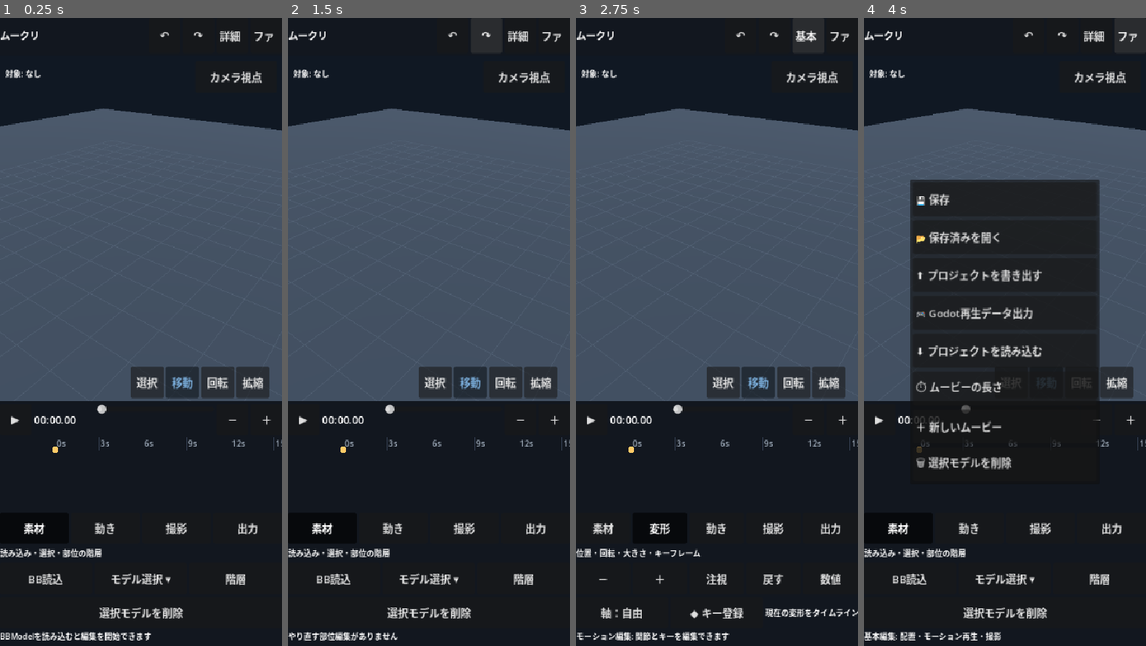
Above: before the commit, frames 1-4 (left to right).
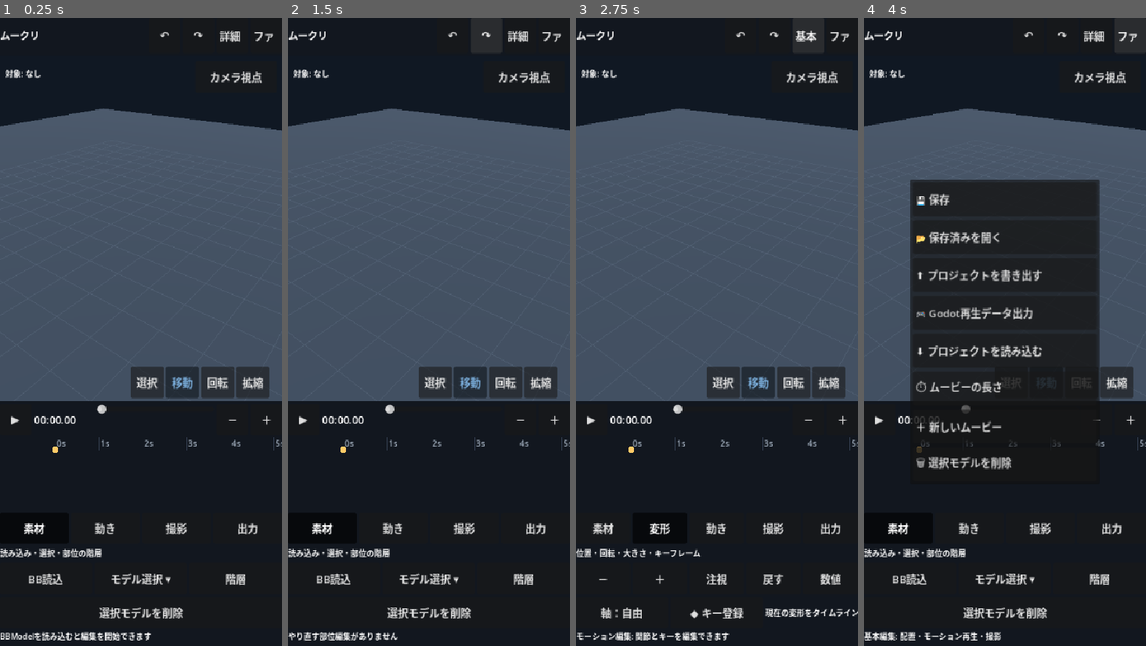
Above: after the commit, the same moments.

Repository: shejklgaia-png/movie_creater
Game: Godot game, scene res://scenes/editor.tscn
Two runs of this game, one before a commit and one after it. Both use one fixed random seed, a clock stepped at 60 frames per second and the inputs below.
Inputs:
- Up to frame 1 (0.25 s): no input
- Up to frame 2 (1.5 s): click "↶" at 0.5 s; click "↷" at 1.25 s
- Up to frame 3 (2.75 s): click "詳細へ" at 2 s
- Up to frame 4 (4 s): click "基本へ" at 2.75 s; click "ファイル" at 3.5 s

The runs differ from the first frame. In frame 1, less than 0.1% of the frame differs, in the area x 35-100%, y 67-69%; in frame 2, less than 0.1%; in frame 3, less than 0.1%; in frame 4, less than 0.1%.

Commit message:
fix(timeline): enable horizontal time panning on ruler and empty tracks while preserving clip drag and vertical pan

Diff:
--- a/scripts/timeline.gd
+++ b/scripts/timeline.gd
@@ -17,7 +17,7 @@
 
 var duration := 15.0
 var playhead := 0.0
-var zoom := 1.0
+var zoom := 3.0 # For 15s projects, show 5s at once so horizontal panning is useful.
 var view_start := 0.0
 var tracks: Array[Dictionary] = []
 var drag_kind := ""
@@ -37,6 +37,7 @@
 var active_touch_index := -1
 var last_touch_frame := -100
 var vertical_panning := false
+var horizontal_panning := false
 
 func set_tracks(data: Array[Dictionary]) -> void:
     tracks = data
@@ -192,6 +193,7 @@
     drag_last_position = at
     drag_pointer_offset = Vector2.ZERO
     vertical_panning = false
+    horizontal_panning = false
     drag_moved = false
     var row := int(floorf((at.y - HEADER_HEIGHT) / ROW_HEIGHT))
     if row >= 0 and row < tracks.size() and at.x >= LEFT_MARGIN:
@@ -221,7 +223,7 @@
                     drag_original_time = float(times[i])
                     seek_requested.emit(drag_original_time)
                     return
-    seek_requested.emit(_time_at(at.x))
+    # Wait for finger release to distinguish a tap from a timeline pan.
 
 func _move_interaction(at: Vector2, physical_delta: Vector2 = Vector2.ZERO, has_physical_delta: bool = false) -> void:
     # Tests and programmatic callers can still pass absolute local points.
@@ -237,15 +239,19 @@
     # clip/key while the finger is scrolling through many models.
     if not drag_moved:
         vertical_panning = vertical > horizontal * 1.25
+        # Empty track space and ruler drag pan time, leaving clip and key
+        # dragging unchanged. Screen-relative deltas avoid layout jitter.
+        horizontal_panning = not vertical_panning and drag_kind == ""
         drag_moved = true
     if vertical_panning:
         vertical_pan_requested.emit(-motion.y)
         drag_last_y = at.y
         return
+    if horizontal_panning:
+        pan_time(-motion.x * _view_span() / _time_width())
+        return
     drag_last_y = at.y
     if drag_kind == "":
-        if drag_start_x + drag_pointer_offset.x >= LEFT_MARGIN:
-            seek_requested.emit(_time_at(drag_start_x + drag_pointer_offset.x))
         return
     var new_time := clampf(drag_original_time + drag_pointer_offset.x * _view_span() / _time_width(), 0.0, duration)
     if drag_kind == "clip":
@@ -256,14 +262,17 @@
         key_dragged.emit(drag_id, drag_index, new_time, false)
 
 func _finish_interaction(at: Vector2) -> void:
-    if vertical_panning:
+    if vertical_panning or horizontal_panning:
         drag_kind = ""
         drag_id = ""
         drag_index = -1
         drag_uid = ""
         drag_moved = false
         vertical_panning = false
-        return
+        horizontal_panning = false
+        return
+    if drag_kind == "" and not drag_moved:
+        seek_requested.emit(_time_at(at.x))
     if drag_kind == "clip" or drag_kind == "loop":
         if drag_moved:
             var t := clampf(drag_original_time + drag_pointer_offset.x * _view_span() / _time_width(), 0.0, duration)
@@ -281,3 +290,4 @@
     drag_index = -1
     drag_uid = ""
     drag_moved = false
+    horizontal_panning = false
